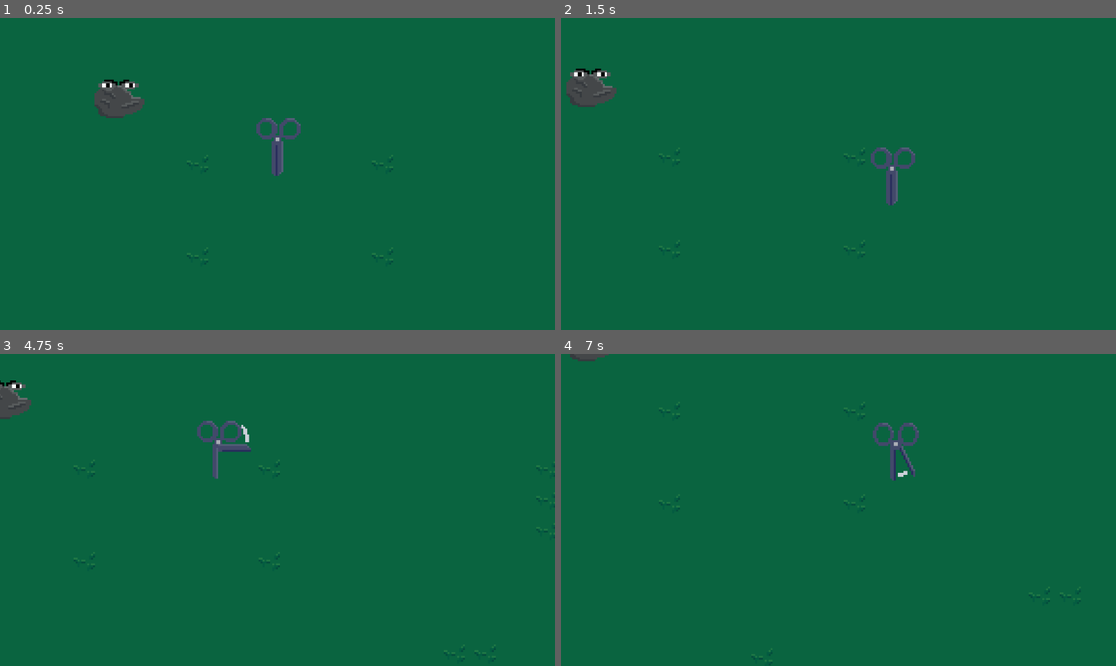
Above: before the commit, frames 1-4 (two rows, left to right).
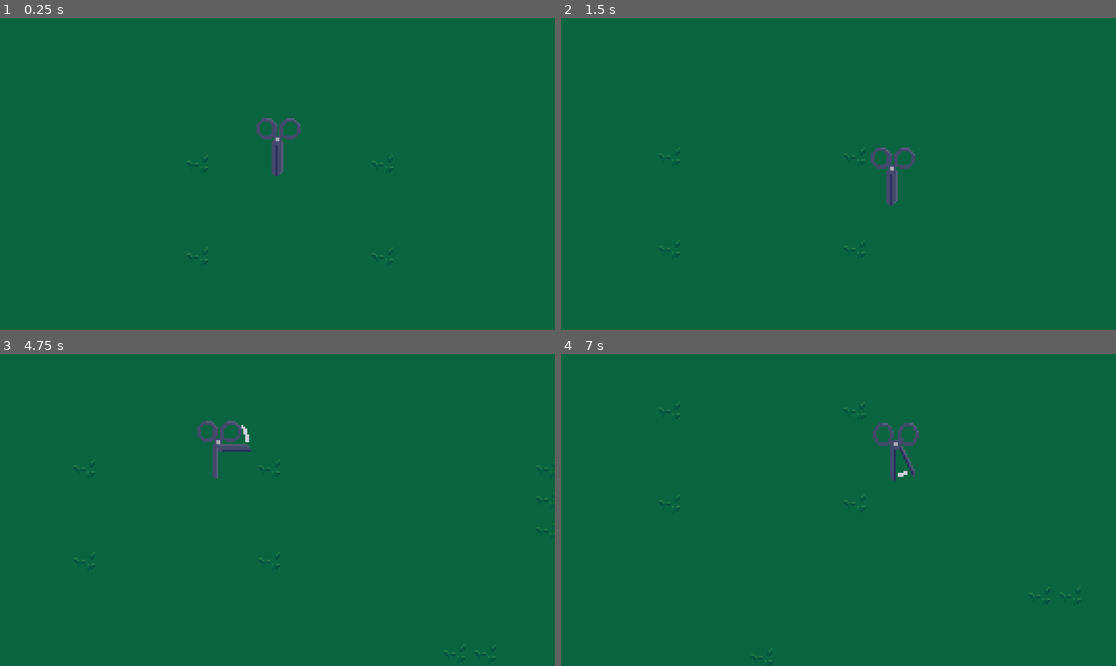
Above: after the commit, the same moments.

Repository: dat1010/walkingasscissors
Game: Godot game, scene res://scenes/game.tscn
The game is run twice, just before and just after one commit, with the same random seed, the same clock (stepped at 60 frames per second) and the same inputs.
Inputs:
- Up to frame 1 (0.25 s): no input
- Up to frame 2 (1.5 s): hold Right (ui_right) 0.53-1.28 s; tap E (attack) at 0.6, 1.35 s; hold Down (ui_down) from 1.28 s (still down)
- Up to frame 3 (4.75 s): release Down (ui_down) at 2.03 s; hold Right (ui_right) 2.03-2.78 s; tap E (attack) every 0.75 s from 2.1 to 4.35 s; hold Up (ui_up) 2.78-3.53 s; hold Left (ui_left) from 3.53 s (still down)
- Up to frame 4 (7 s): release Left (ui_left) at 5.03 s; hold Down (ui_down) 5.03-5.78 s; tap E (attack) at 5.1, 5.85, 6.6 s; hold Right (ui_right) 5.78-6.53 s; hold Up (ui_up) from 6.53 s (still down)

The runs differ from the first frame. In frame 1, 0.8% of the frame differs, in the area x 17-27%, y 19-33%; in frame 2, 0.8%; in frame 3, 0.5%; in frame 4, 0.1%.

Commit message:
added paper

Diff:
--- /dev/null
+++ b/paper.gd
@@ -0,0 +1,20 @@
+extends CharacterBody2D
+@onready var animated_sprite_2d: AnimatedSprite2D = $AnimatedSprite2D
+
+var is_player_in_attack_zone = false
+
+func _physics_process(delta):
+	deal_with_damage()
+
+func deal_with_damage():
+	if is_player_in_attack_zone and global.player_current_attack:
+		animated_sprite_2d.play("death")
+		await animated_sprite_2d.animation_finished
+		self.queue_free()
+
+func _on_paper_hitbox_area_entered(body):
+	print(animated_sprite_2d)
+	is_player_in_attack_zone = true
+
+func paper():
+	pass
--- a/scenes/enemy.tscn
+++ b/scenes/enemy.tscn
@@ -148,8 +148,6 @@
 [node name="AnimatedSprite2D" type="AnimatedSprite2D" parent="."]
 sprite_frames = SubResource("SpriteFrames_sqm6o")
 animation = &"idle"
-autoplay = "idle"
-frame_progress = 0.0826333
 
 [node name="DetectionArea" type="Area2D" parent="."]
 collision_layer = 2
--- a/scenes/game.tscn
+++ b/scenes/game.tscn
@@ -1,8 +1,9 @@
-[gd_scene load_steps=6 format=3 uid="uid://d62xhmytgg58"]
+[gd_scene load_steps=7 format=3 uid="uid://d62xhmytgg58"]
 
 [ext_resource type="PackedScene" uid="uid://dd2l0uy05g04x" path="res://scenes/player.tscn" id="1_u3u7u"]
 [ext_resource type="Texture2D" uid="uid://dqweihxcfpy5s" path="res://assets/world_tiles.png" id="2_gdvuh"]
 [ext_resource type="PackedScene" uid="uid://dcso5kkk7l3bf" path="res://scenes/enemy.tscn" id="3_8ubiw"]
+[ext_resource type="PackedScene" uid="uid://l5bnb61726g6" path="res://scenes/paper.tscn" id="4_8u4n5"]
 
 [sub_resource type="TileSetAtlasSource" id="TileSetAtlasSource_fq4gx"]
 texture = ExtResource("2_gdvuh")
@@ -25,4 +26,7 @@
 layer_0/tile_data = PackedInt32Array(65538, 0, 1, 131074, 0, 1, 131073, 0, 0, 131072, 0, 1, 196607, 0, 1, 131071, 0, 1, …(10810 unchanged characters)…
 
 [node name="Enemy" parent="." instance=ExtResource("3_8ubiw")]
-position = Vector2(-17, 4)
+position = Vector2(-71, -89)
+
+[node name="CharacterBody2D" parent="." instance=ExtResource("4_8u4n5")]
+position = Vector2(249, -89)
--- /dev/null
+++ b/scenes/paper.tscn
@@ -0,0 +1,84 @@
+[gd_scene load_steps=12 format=3 uid="uid://l5bnb61726g6"]
+
+[ext_resource type="Script" path="res://paper.gd" id="1_efik7"]
+[ext_resource type="Texture2D" uid="uid://b1su1xerm80wr" path="res://assets/paper.png" id="1_ht5l3"]
+
+[sub_resource type="AtlasTexture" id="AtlasTexture_8er3p"]
+atlas = ExtResource("1_ht5l3")
+region = Rect2(0, 32, 32, 32)
+
+[sub_resource type="AtlasTexture" id="AtlasTexture_vd3ib"]
+atlas = ExtResource("1_ht5l3")
+region = Rect2(32, 32, 32, 32)
+
+[sub_resource type="AtlasTexture" id="AtlasTexture_dldlb"]
+atlas = ExtResource("1_ht5l3")
+region = Rect2(64, 32, 32, 32)
+
+[sub_resource type="AtlasTexture" id="AtlasTexture_nglsh"]
+atlas = ExtResource("1_ht5l3")
+region = Rect2(96, 32, 32, 32)
+
+[sub_resource type="AtlasTexture" id="AtlasTexture_pdjfn"]
+atlas = ExtResource("1_ht5l3")
+region = Rect2(128, 32, 32, 32)
+
+[sub_resource type="AtlasTexture" id="AtlasTexture_td104"]
+atlas = ExtResource("1_ht5l3")
+region = Rect2(0, 0, 32, 32)
+
+[sub_resource type="SpriteFrames" id="SpriteFrames_1jblm"]
+animations = [{
+"frames": [{
+"duration": 1.0,
+"texture": SubResource("AtlasTexture_8er3p")
+}, {
+"duration": 1.0,
+"texture": SubResource("AtlasTexture_vd3ib")
+}, {
+"duration": 1.0,
+"texture": SubResource("AtlasTexture_dldlb")
+}, {
+"duration": 1.0,
+"texture": SubResource("AtlasTexture_nglsh")
+}, {
+"duration": 1.0,
+"texture": SubResource("AtlasTexture_pdjfn")
+}],
+"loop": false,
+"name": &"death",
+"speed": 8.0
+}, {
+"frames": [{
+"duration": 1.0,
+"texture": SubResource("AtlasTexture_td104")
+}],
+"loop": true,
+"name": &"default",
+"speed": 1.0
+}]
+
+[sub_resource type="RectangleShape2D" id="RectangleShape2D_jb743"]
+size = Vector2(18, 22)
+
+[sub_resource type="RectangleShape2D" id="RectangleShape2D_lmyfk"]
+size = Vector2(28, 25)
+
+[node name="CharacterBody2D" type="CharacterBody2D"]
+script = ExtResource("1_efik7")
+
+[node name="AnimatedSprite2D" type="AnimatedSprite2D" parent="."]
+sprite_frames = SubResource("SpriteFrames_1jblm")
+autoplay = "default"
+
+[node name="CollisionShape2D" type="CollisionShape2D" parent="."]
+position = Vector2(-1, 1)
+shape = SubResource("RectangleShape2D_jb743")
+
+[node name="PaperHitbox" type="Area2D" parent="."]
+
+[node name="CollisionShape2D" type="CollisionShape2D" parent="PaperHitbox"]
+position = Vector2(0, 0.5)
+shape = SubResource("RectangleShape2D_lmyfk")
+
+[connection signal="area_entered" from="PaperHitbox" to="." method="_on_paper_hitbox_area_entered"]
--- a/scrips/enemy.gd
+++ b/scrips/enemy.gd
@@ -54,7 +54,8 @@
 			take_damage_cooldown.start()
 			can_take_damage = false
 			if health <= 0:
-				#animated_sprite_2d.play("death") TODO
+				#animated_sprite_2d.play("death")
+				#await animated_sprite_2d.animation_finished TODO this breaks the death of the rock. somehow the rock keeps going and wont die with this wait
 				self.queue_free()
 
 func _on_take_damage_cooldown_timeout() -> void:
--- a/scrips/player.gd
+++ b/scrips/player.gd
@@ -2,7 +2,7 @@
 
 
 const SPEED = 100
-const BAS_HEALTH = 100
+const BASE_HEALTH = 100
 var current_direction = "none"
 @onready var attack_cooldown: Timer = $AttackCooldown
 @onready var animated_sprite_2d: AnimatedSprite2D = $AnimatedSprite2D
@@ -14,12 +14,14 @@
 var health = 100
 var is_player_alive = true
 var attack_in_progress = false
+var paper_in_attack_range = false
 
 func _physics_process(delta):
 	player_movement(delta)
 	enemy_attack()
 	attack()
-	update_health()
+	paper_attack()
+	update_health_bar()
 	if health <= 0:
 		is_player_alive = false
 		health = 0
@@ -73,19 +75,20 @@
 		_:
 			animation.flip_h = false
 
-
-
 func player():
 	pass
 
 func _on_player_hitbox_body_entered(body):
 	if body.has_method("enemy"):
 		enemy_in_attack_range = true
-
+	if body.has_method("paper"):
+		paper_in_attack_range = true
 
 func _on_player_hitbox_body_exited(body):
 	if body.has_method("enemy"):
 		enemy_in_attack_range = false
+	if body.has_method("paper"):
+		paper_in_attack_range = false
 
 func enemy_attack():
 	if enemy_in_attack_range and enemy_in_attack_cooldown:
@@ -94,6 +97,9 @@
 		attack_cooldown.start()
 		print(health)
 
+func paper_attack():
+	if paper_in_attack_range and Input.is_action_just_pressed("attack"):
+		health = BASE_HEALTH
 
 func _on_attack_cooldown_timeout() -> void:
 	enemy_in_attack_cooldown = true
@@ -127,9 +133,9 @@
 	global.player_current_attack
 	attack_in_progress = false
 
-func update_health():
+func update_health_bar():
 	health_bar.value = health
-	if health >= BAS_HEALTH:
+	if health >= BASE_HEALTH:
 		health_bar.visible = false
 	else:
 		health_bar.visible = true
Binary file added: assets/paper.aseprite
Binary file added: assets/paper.png
Not shown, added: assets/paper.png.import
Binary file added: bin/index.apple-touch-icon.png
Not shown, added: bin/index.apple-touch-icon.png.import
Binary file added: bin/index.icon.png
Not shown, added: bin/index.icon.png.import
Binary file added: bin/index.png
Not shown, added: bin/index.png.import
Not shown, added: export_presets.cfg
Not shown, added: bin/index.audio.worklet.js
Not shown, added: bin/index.html
(and 4 more such lines)
